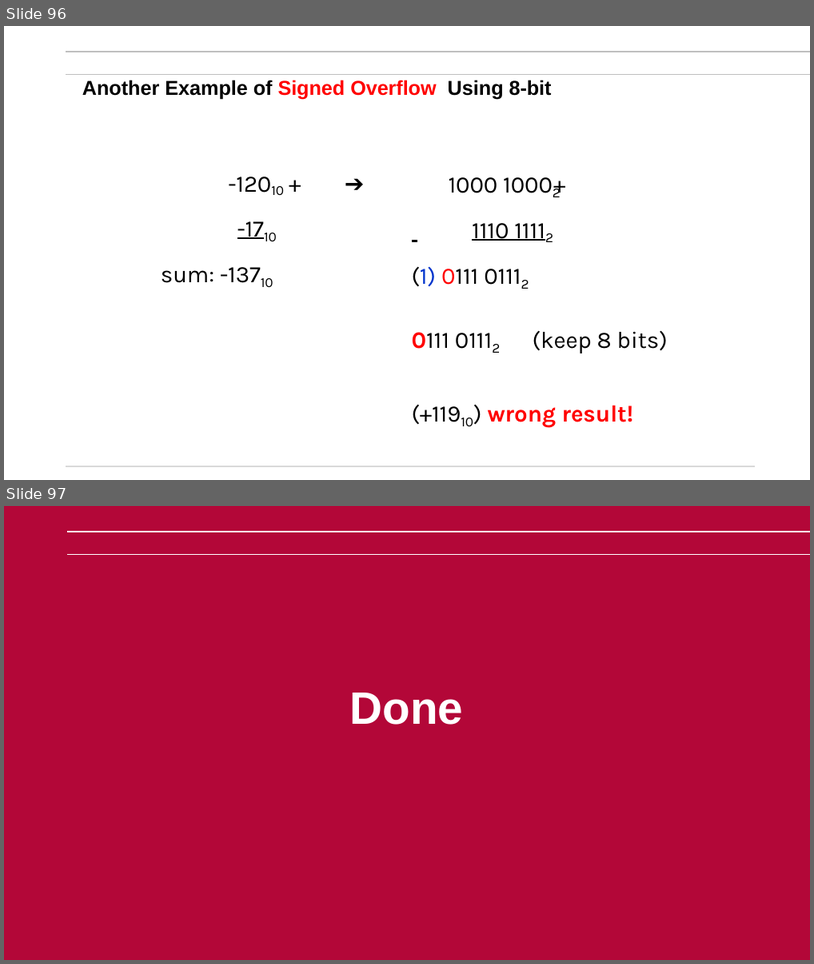
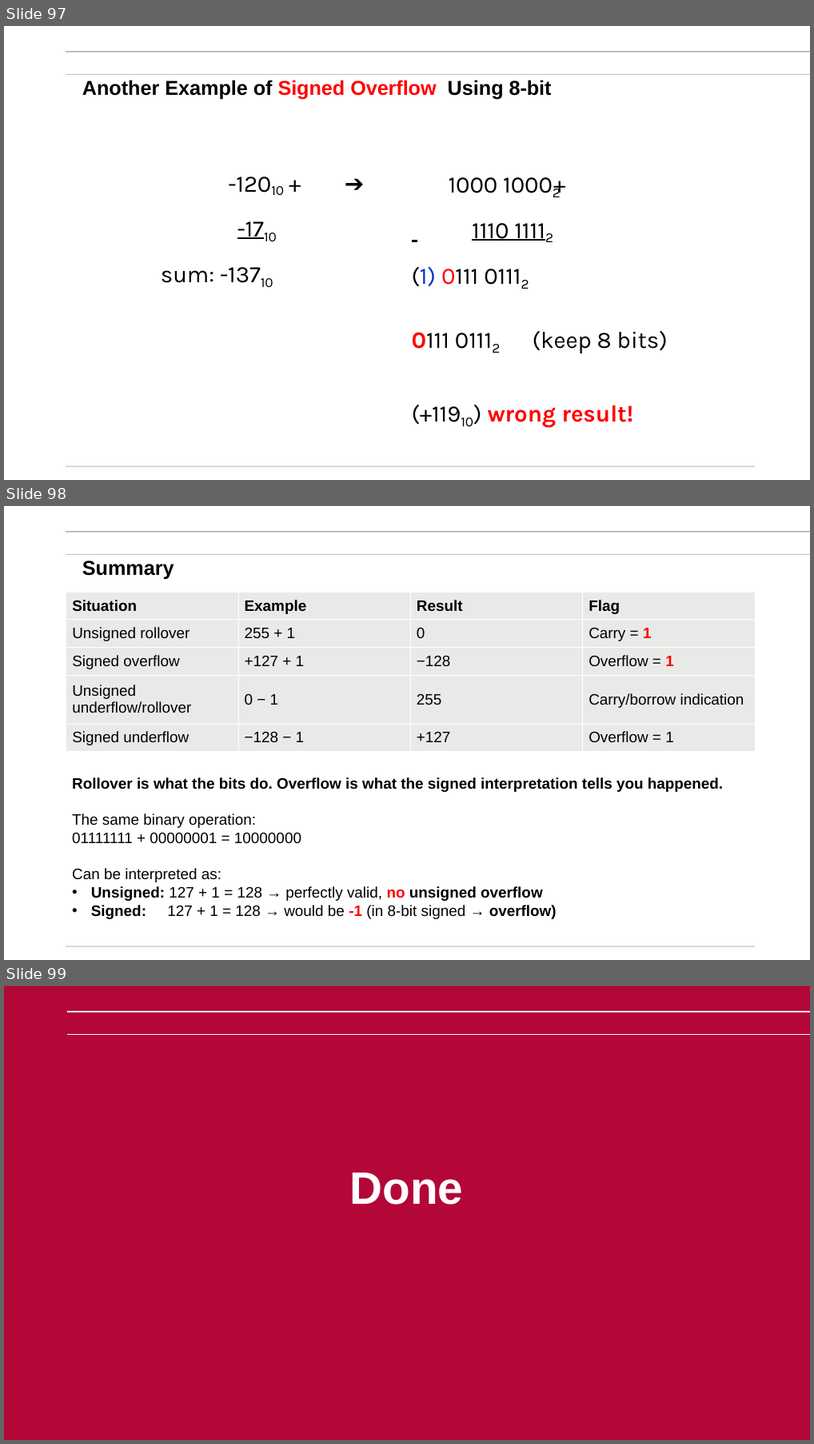
Before and after one commit to mikegrace2/CSEN20-Fall2026-Course-Website, a slide deck: Week01_IntroAndBinaryNumbers/Ch02_BinaryNumbers_V4.pptx. Shown one above the other, each under a label of ours: slides 96 and 97 before the commit, slides 97, 98 and 99 after it. The pictures are 814x964 and 814x1444 pixels, drawn with LibreOffice and Linux fonts; fonts in the diff are those of the drawing; background and template pictures are left out. Boxes give left, top, right and bottom in pixels: in the first picture for what was removed or moved away, otherwise in the second. Text is boxed around its words. In the diff, an @@ line names an element or a change of style, - is before the commit and + after.

```diff
--- a/Week01_IntroAndBinaryNumbers/Ch02_BinaryNumbers_V4.pptx
+++ b/Week01_IntroAndBinaryNumbers/Ch02_BinaryNumbers_V4.pptx
@@ slide 98 added at box(4, 506, 810, 960), background #FFFFFF; not listed: 3 template elements that a slide beside it also shows @@
@@ title added at box(82, 560, 174, 580), 24 pt, text #000000, bold @@
+Summary
@@ table added at box(66, 592, 756, 752), 5 rows, 4 columns @@
+Situation | Example | Result | Flag
+Unsigned rollover | 255 + 1 | 0 | Carry = 1
+Signed overflow | +127 + 1 | −128 | Overflow = 1
+Unsigned underflow/rollover | 0 − 1 | 255 | Carry/borrow indication
+Signed underflow | −128 − 1 | +127 | Overflow = 1
@@ text added at box(72, 777, 723, 919), 18 pt, text #000000 @@
+Rollover is what the bits do. Overflow is what the signed interpretation tells you happened.
+The same binary operation:
+01111111 + 00000001 = 10000000
+Can be interpreted as:
+• Unsigned: 127 + 1 = 128 → perfectly valid, no unsigned overflow
+• Signed: 127 + 1 = 128 → would be -1 (in 8-bit signed → overflow)
@@ what was slide 96 is now slide 97 @@
@@ what was slide 97 is now slide 99 @@
```
Also in this commit, not shown: 10 slides changed, 1 other slide added.
